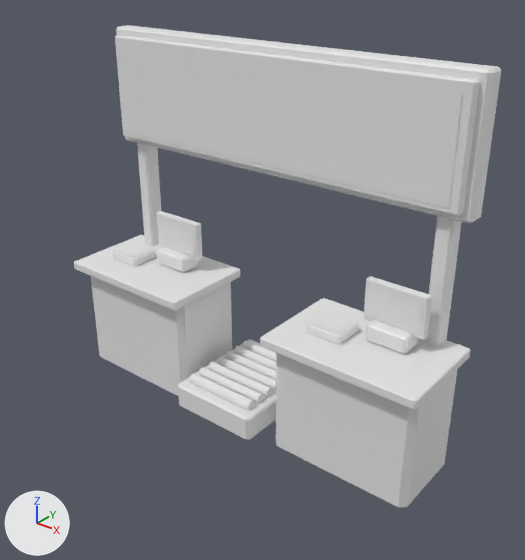
One commit to the OBJ model assets/tts/port-meridian-final-boarding/terminal-checkin.obj: the scene before it, then after it.
The view is the same before and after, from a 50 mm lens placed at (-0.71, -8.7, 3.65), pointed at (-3.77, -4.88, 1.29). Arrows for +X, +Y and +Z are at lower left; the lights stay in place. The picture after the commit comes second. Where no turn or scale is listed for an object, it has been applied to the vertices.

The older version as bpy lines, for what is in view:
```python
me_terminal_checkin = bpy.data.meshes.new('terminal-checkin')
me_terminal_checkin.from_pydata(...)  # 654 vertices, 1190 faces; spans x -5.61..-2.29, y -5.29..-4.35, z 0.03..2.92
ob_terminal_checkin = bpy.data.objects.new('terminal-checkin', me_terminal_checkin)
ob_terminal_checkin.location = (0.0, 0.0, 0.0)
```
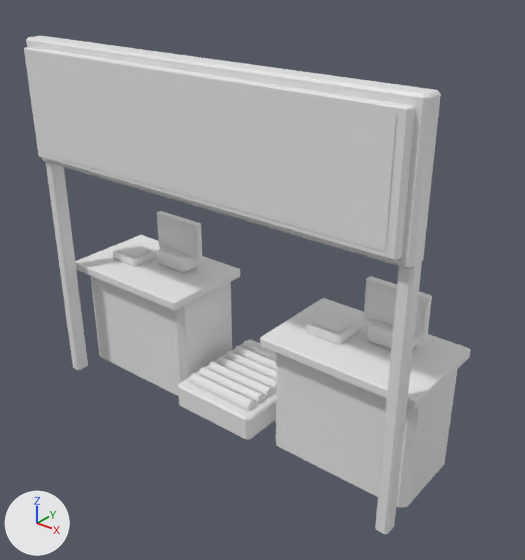
The newer file is also turned or shifted as a whole; pictures and numbers use the older file's frame.

Boxes [x1, y1, x2, y2] around the edits, measured in the pictures (525 x 560 px; the box of a moved part takes in the faces that stretch with it):
'terminal-checkin', reshaped: before [74, 25, 501, 508]; after [24, 36, 471, 534]
part 1 of me_terminal_checkin, moved or reshaped: before [137, 143, 161, 246]; after [46, 162, 88, 370]
part 2 of me_terminal_checkin, moved or reshaped: before [424, 216, 462, 346]; after [375, 262, 422, 534]
part 3 of me_terminal_checkin, moved or reshaped: before [116, 25, 501, 223]; after [26, 36, 441, 269]
part 4 of me_terminal_checkin, moved or reshaped: before [115, 35, 480, 216]; after [24, 47, 415, 260]
part 5 of me_terminal_checkin, moved or reshaped: before [120, 42, 463, 208]; after [28, 54, 396, 252]

Edits to the bpy script that builds the scene:
```text
Change me_terminal_checkin:
    used by ob_terminal_checkin; location = (0.0, 0.0, 0.0)
    remove me_terminal_checkin.from_pydata(...)  # 654 vertices, 1190 faces; spans x -5.61..-2.29, y -5.29..-4.35, z 0.03..2.92
    add me_terminal_checkin.from_pydata(...)  # 654 vertices, 1190 faces; spans x -5.61..-2.29, y -5.48..-4.35, z 0.03..2.92
    me_terminal_checkin part 1: the loose piece of 32 vertices spanning x -5.44..-5.32, y -4.55..-4.39, z 0.03..2.77 is scaled about its middle by (0.753, 0.77, 1), then moved by (-0.17, -0.85, 0.0)
    me_terminal_checkin part 2: the loose piece of 32 vertices spanning x -2.6..-2.48, y -4.55..-4.39, z 0.03..2.77 is scaled about its middle by (0.753, 0.77, 1), then moved by (0.17, -0.85, 0.0)
    me_terminal_checkin part 3: the loose piece of 32 vertices spanning x -5.57..-2.35, y -4.57..-4.41, z 1.98..2.92 is scaled about its middle by (1.02, 1, 1), then moved by (0.0, -0.84, 0.0)
    me_terminal_checkin part 4: the loose piece of 32 vertices spanning x -5.51..-2.41, y -4.63..-4.56, z 2.04..2.86 is scaled about its middle by (1.02, 1, 1), then moved by (0.0, -0.84, 0.0)
    me_terminal_checkin part 5
    me_terminal_checkin.vertices[650].co: (-5.44, -4.64, 2.08) -> (-5.47, -5.48, 2.08)  # pixel (126, 132) -> pixel (41, 153)
    me_terminal_checkin.vertices[651].co: (-2.48, -4.64, 2.08) -> (-2.44, -5.48, 2.08)  # pixel (448, 208) -> pixel (385, 251)
    me_terminal_checkin.vertices[652].co: (-2.48, -4.64, 2.82) -> (-2.44, -5.48, 2.82)  # pixel (463, 87) -> pixel (396, 114)
    me_terminal_checkin.vertices[653].co: (-5.44, -4.64, 2.82) -> (-5.47, -5.48, 2.82)  # pixel (119, 41) -> pixel (28, 54)
```
